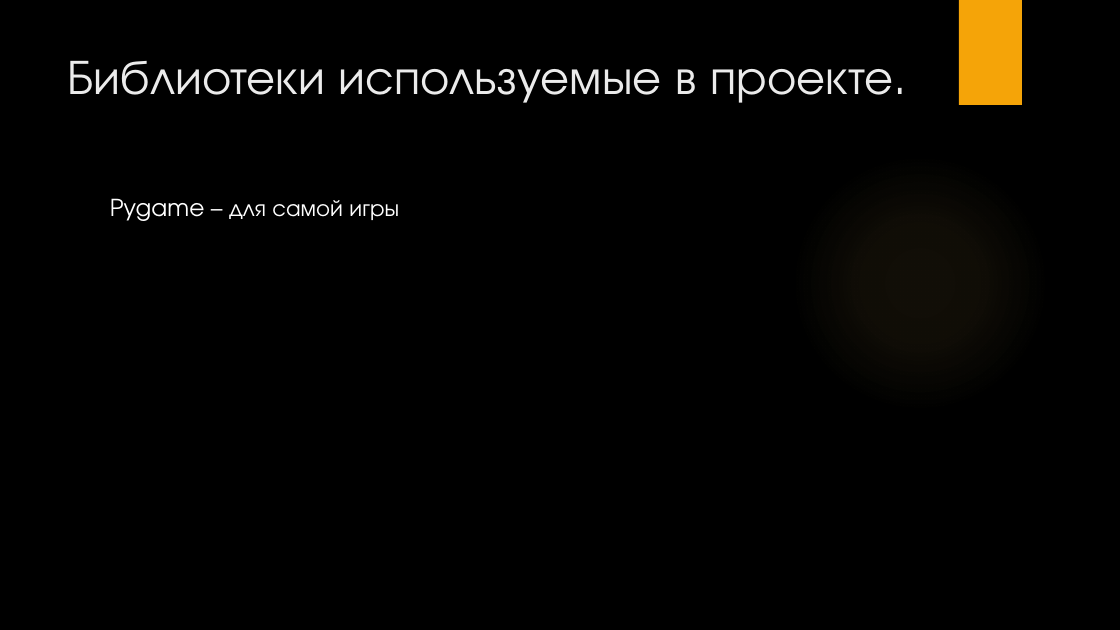
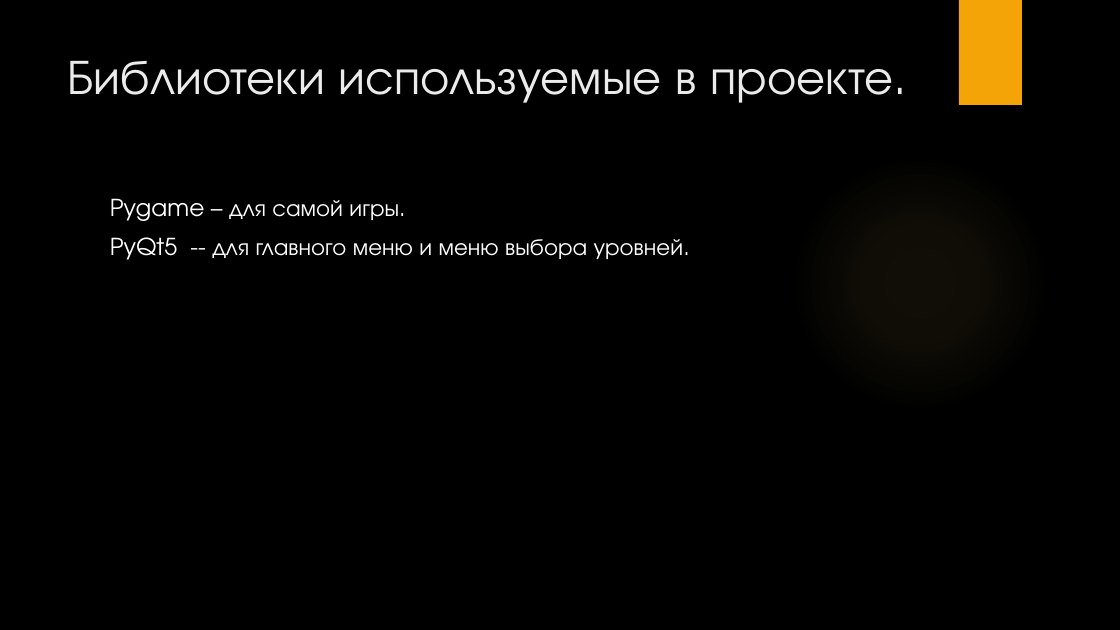
Before and after one commit to kameker/Pydash, a slide deck: slide 5 of Pydash.pptx. Drawn at 1120x630 pixels with LibreOffice and Linux fonts; fonts in the diff are those of the drawing; background and template pictures are left out. Boxes give left, top, right and bottom in pixels: in the first picture for what was removed or moved away, otherwise in the second. Text is boxed around its words. In the diff, an @@ line names an element or a change of style, - is before the commit and + after.

```diff
--- a/Pydash.pptx
+++ b/Pydash.pptx
@@ text at <box>110,198,683,260</box>: text changed @@
-Pygame – для самой игры
+Pygame – для самой игры.
+PyQt5 -- для главного меню и меню выбора уровней.
```
Also in this commit, not shown: 3 other slides changed, 1 slide added.
